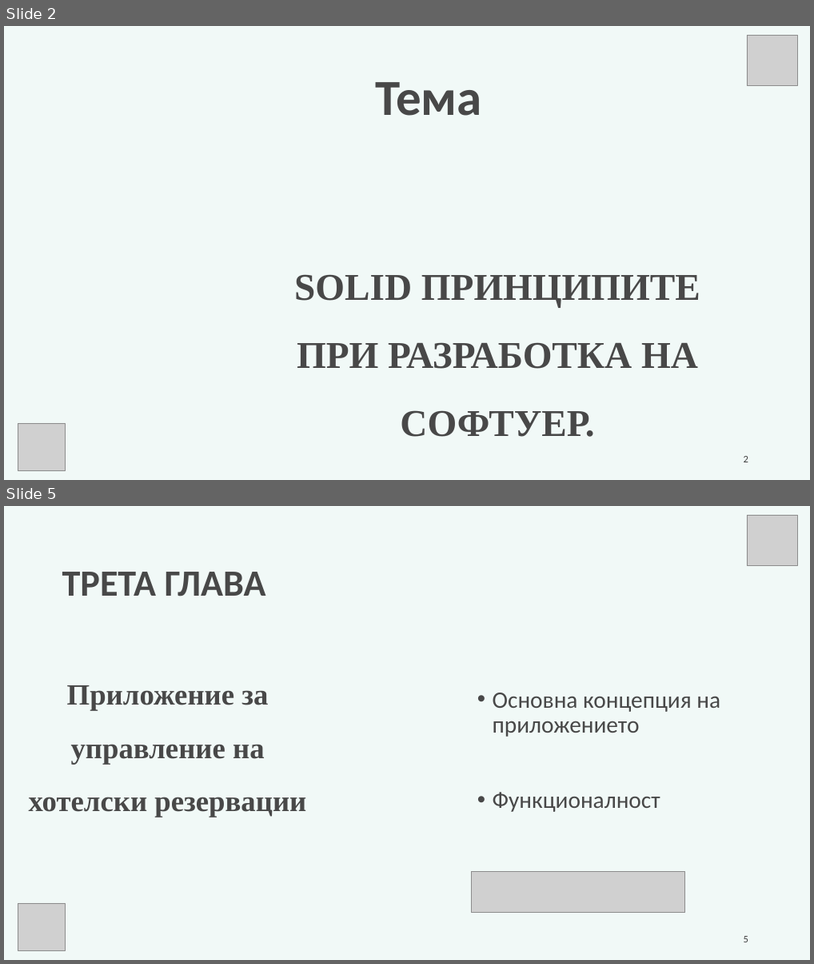
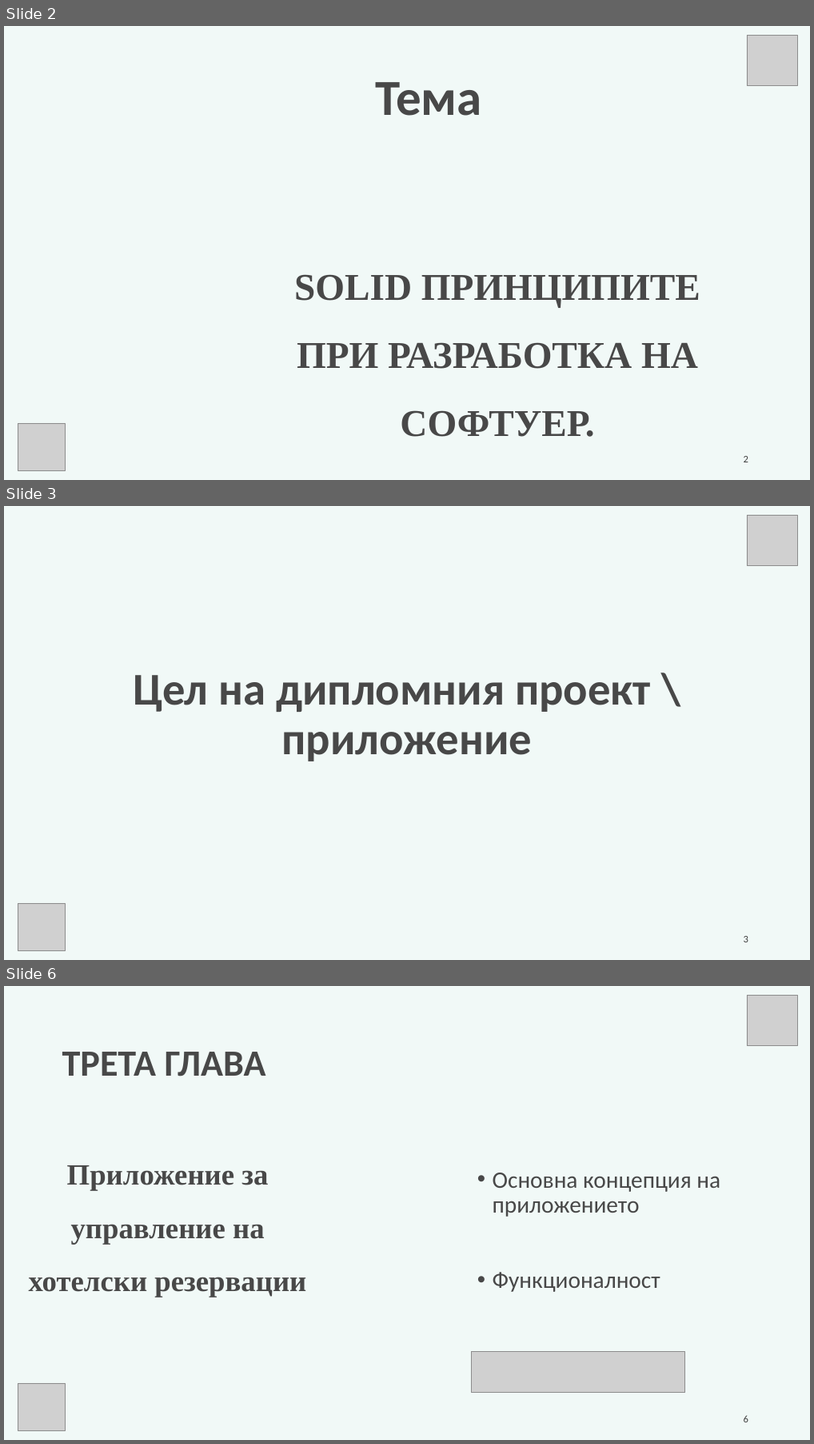
Before and after one commit to ItzJuliBG/Mini-Projects, a slide deck: ДП/Защита на дипломен проект.pptx. Shown one above the other, each under a label of ours: slides 2 and 5 before the commit, slides 2, 3 and 6 after it; the slides between them are not shown. The pictures are 814x964 and 814x1444 pixels, drawn with LibreOffice and Linux fonts; fonts in the diff are those of the drawing; grey boxes stand for pictures; background and template pictures are left out. Boxes give left, top, right and bottom in pixels: in the first picture for what was removed or moved away, otherwise in the second. Text is boxed around its words. In the diff, an @@ line names an element or a change of style, - is before the commit and + after.

```diff
--- a/ДП/Защита на дипломен проект.pptx
+++ b/ДП/Защита на дипломен проект.pptx
@@ slide 3 added at [4, 506, 810, 960], background picture (left out) @@
@@ picture added at [747, 515, 798, 566] @@
@@ title added at [133, 675, 651, 761], 54 pt, text #484848, bold @@
+Цел на дипломния проект \
+приложение
@@ picture added at [18, 903, 65, 950] @@
@@ page number added at [744, 936, 749, 942], 12 pt, text #3F3F3F @@
+3
@@ what was slide 5 is now slide 6 @@
```
Also in this commit, not shown: 2 slides changed, 1 other slide added, 1 other file.
